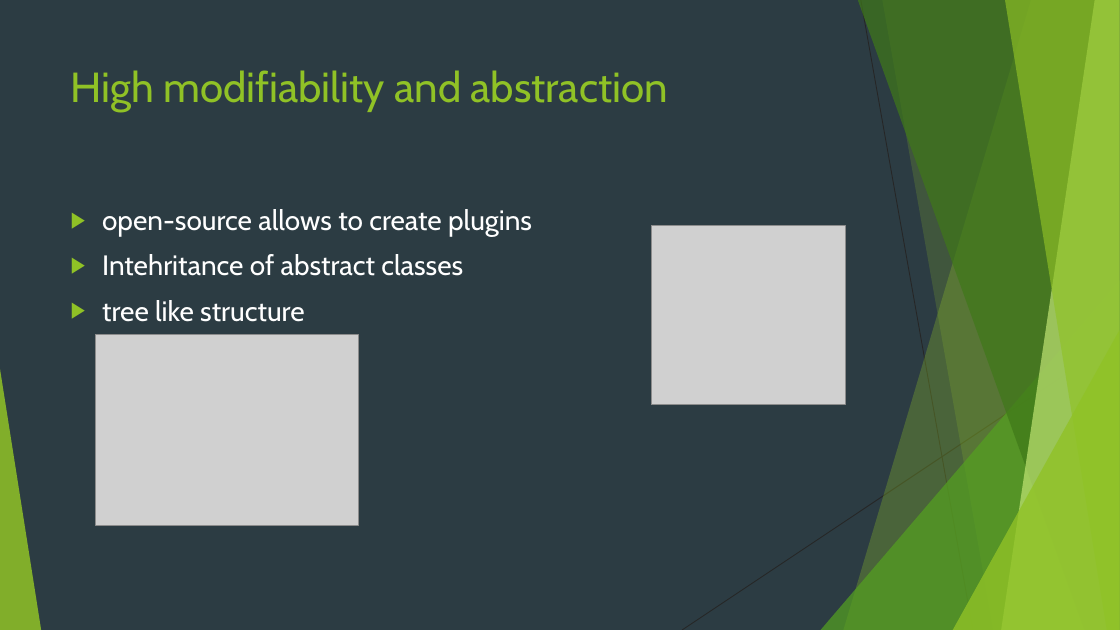
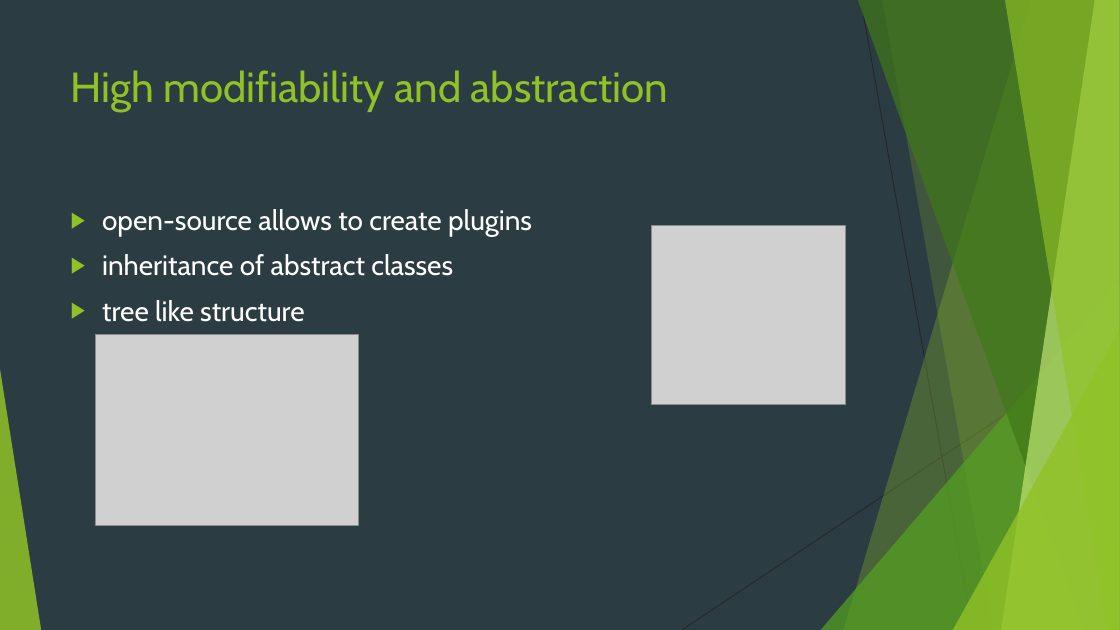
Before and after one commit to DSinMeliodas/DHBW-SE-Presentation-Godot, a slide deck: slide 5 of GODOT E-Portfolio.pptx. Drawn at 1120x630 pixels with LibreOffice and Linux fonts; fonts in the diff are those of the drawing; grey boxes stand for pictures. Boxes give left, top, right and bottom in pixels: in the first picture for what was removed or moved away, otherwise in the second. Text is boxed around its words. In the diff, an @@ line names an element or a change of style, - is before the commit and + after.

Commit message:
updated presentation

```diff
--- a/GODOT E-Portfolio.pptx
+++ b/GODOT E-Portfolio.pptx
@@ text at [102,254,453,276]: text changed @@
-▶ Intehritance of abstract classes
+▶ inheritance of abstract classes
```
